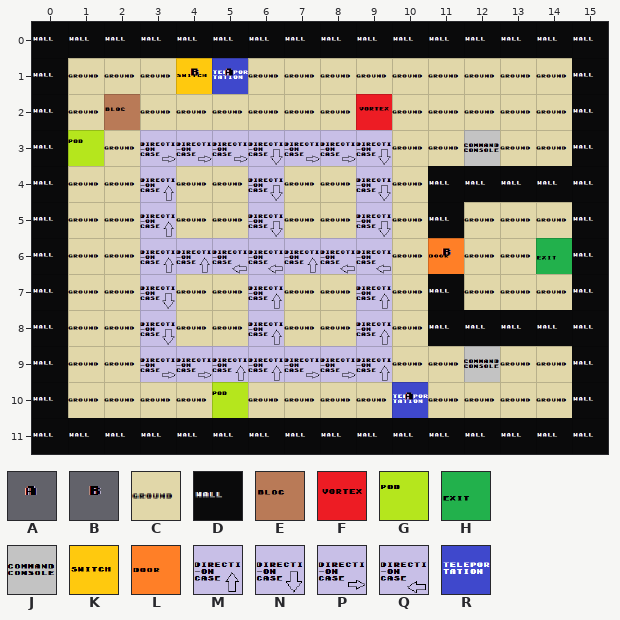
Tiled map (JSON), stored at Assets/Levels/level2.json. The picture above is the old version.
Cells are 64x64 px. Shown: x 0..15, y 0..11.
Key: from "links": A 0, B 1; from "typeOfCase": C 0, D 1, E 2, F 3, G 4, H 6, J 7, K 8, L 9, M 10, N 11, P 12, Q 13, R 16.
_ is an empty cell, # one hidden under a higher layer.
Layers that did not change in this view are not listed.
Layer "Tiles" before, first column x 0:
 0 DDDDDDDDDDDDDDDD
 1 DCCC##CCCCCCCCCD
 2 DC#CCCCCC#CCCCCD
 3 D#C#######CC#CCD
 4 DCC#CC#CC#CDDDDD
 5 DCC#CC#CC#CDCCCD
 6 DCC#######C#CC#D
 7 DCC#CC#CC#CDCCCD
 8 DCC#CC#CC#CDDDDD
 9 DCC#######CC#CCD
10 DCCCC#CCCC#CCCCD
11 DDDDDDDDDDDDDDDD
Layer "Objects" before, first column x 0:
 0 ________________
 1 ____KR__________
 2 _________F______
 3 _G_PPPNPPN__J___
 4 ___M__N__N______
 5 ___M__N__N______
 6 ___MMQQMQQ_L__H_
 7 ___N__M__M______
 8 ___N__M__M______
 9 ___PPMMPPM__J___
10 _____G____R_____
11 ________________
The same view after the edit:
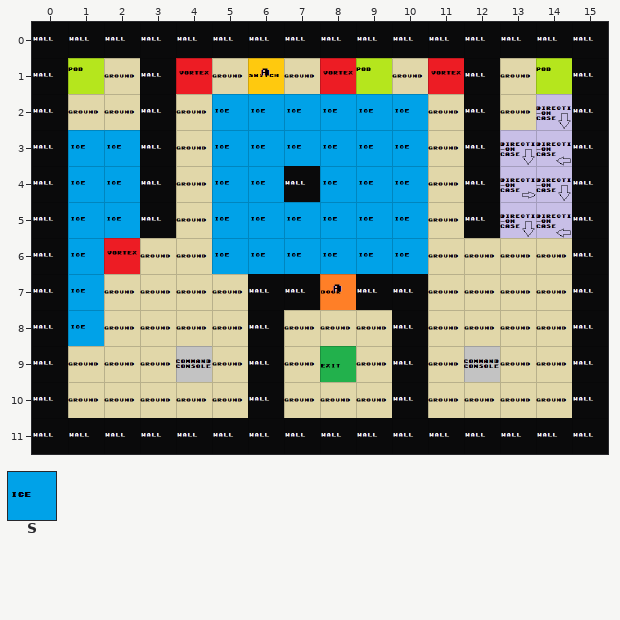
Further tiles: from "typeOfCase": S 15.
See-through tiles are keyed as they look on the map.
The exact change:
Changed rows in their new state; . is an unchanged cell.
Layer "Tiles":
first column x 3:
 1 D........D..
 2 D........D..
 3 D........D..
 4 D...D...C.##
 5 D.......CD..
 7 ...DD.DDC...
 8 ...D...DCCCC
 9 ...D...D....
10 ...D...D....
Layer "Objects":
first column x 1:
 1 G..F_K.FG.F..G
 2 ....SSSSSS...N
 3 SS__SSSSSS._NQ
 4 SS_.SS.SSS..PN
 5 SS_.SSSSSS..NQ
 6 SF__SSSSSS_.._
 7 S._.._.L_.....
 8 S._.._.._.....
 9 .._J___H_.....
10 ...._...._....
Layer "Links":
first column x 4:
 1 __A
first column x 8:
 6 ..._
 7 A...
10 .._.
Layer "blocs":
first column x 2:
 2 _
Boxes around the changes in both pictures, in picture pixels (x1, y1, x2, y2):
changed: (68, 58, 572, 418)
